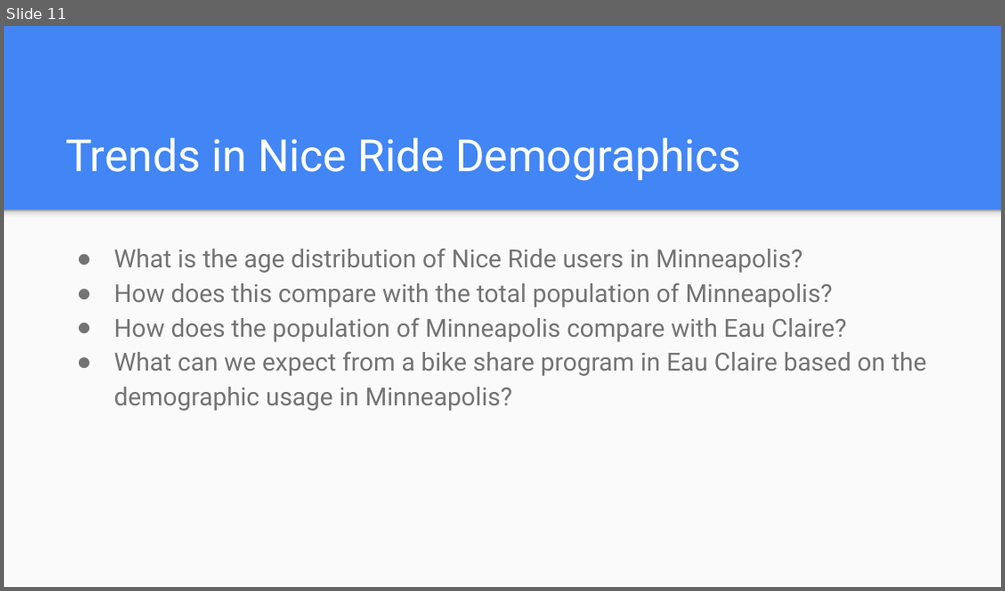
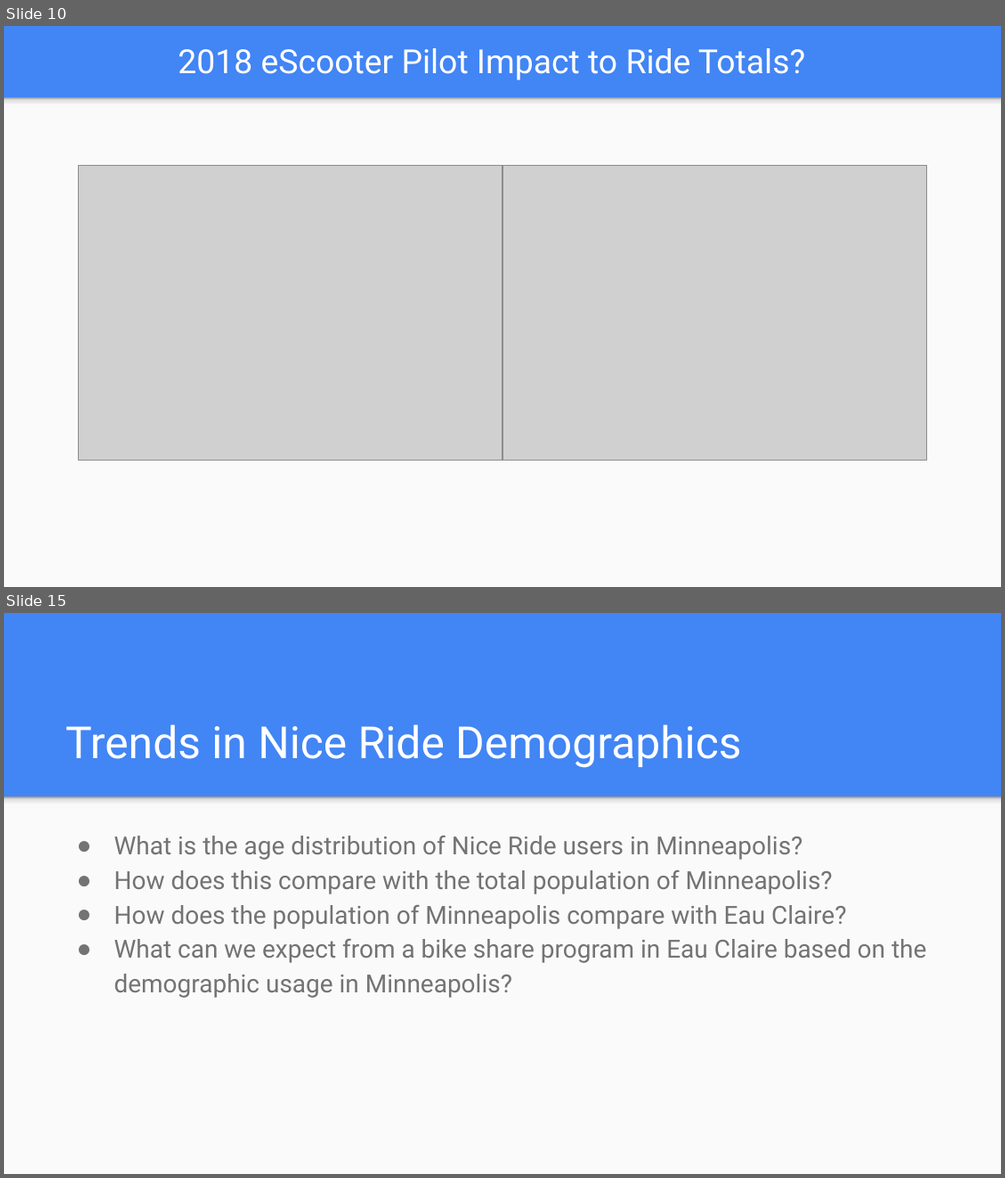
Before and after one commit to tdrygg/Group-Project, a slide deck: Patterns_In_NiceRide_Group6_Final.pptx. Shown one above the other, each under a label of ours: slide 11 before the commit, slides 10 and 15 after it; the slides between them are not shown. The pictures are 1005x591 and 1005x1178 pixels, drawn with LibreOffice and Linux fonts; fonts in the diff are those of the drawing; grey boxes stand for pictures. Boxes give left, top, right and bottom in pixels: in the first picture for what was removed or moved away, otherwise in the second. Text is boxed around its words. In the diff, an @@ line names an element or a change of style, - is before the commit and + after.

```diff
--- a/Patterns_In_NiceRide_Group6_Final.pptx
+++ b/Patterns_In_NiceRide_Group6_Final.pptx
@@ slide 10 added at [4,26,1001,587], background #4285F4 @@
@@ title added at [178,48,805,80], 24 pt, text #FFFFFF @@
+2018 eScooter Pilot Impact to Ride Totals?
@@ rectangle added at [4,98,1001,587], fill #FAFAFA @@
@@ rectangle added at [4,98,1001,110], fill gradient #F9F9F9 to #DEDEDE to #999999 @@
@@ picture added at [78,166,502,459] @@
@@ picture added at [502,166,927,459] @@
@@ what was slide 11 is now slide 15 @@
```
Also in this commit, not shown: 4 slides changed, 4 other slides added, 1 slide removed, 1 other file.
